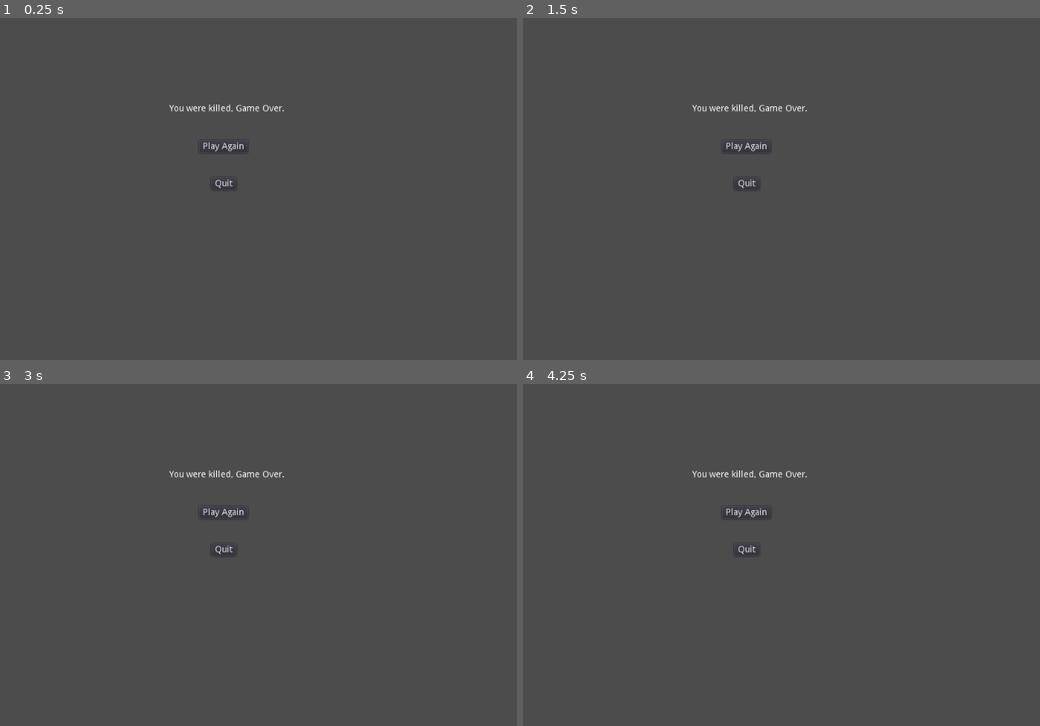
Above: before the commit, frames 1-4 (two rows, left to right).
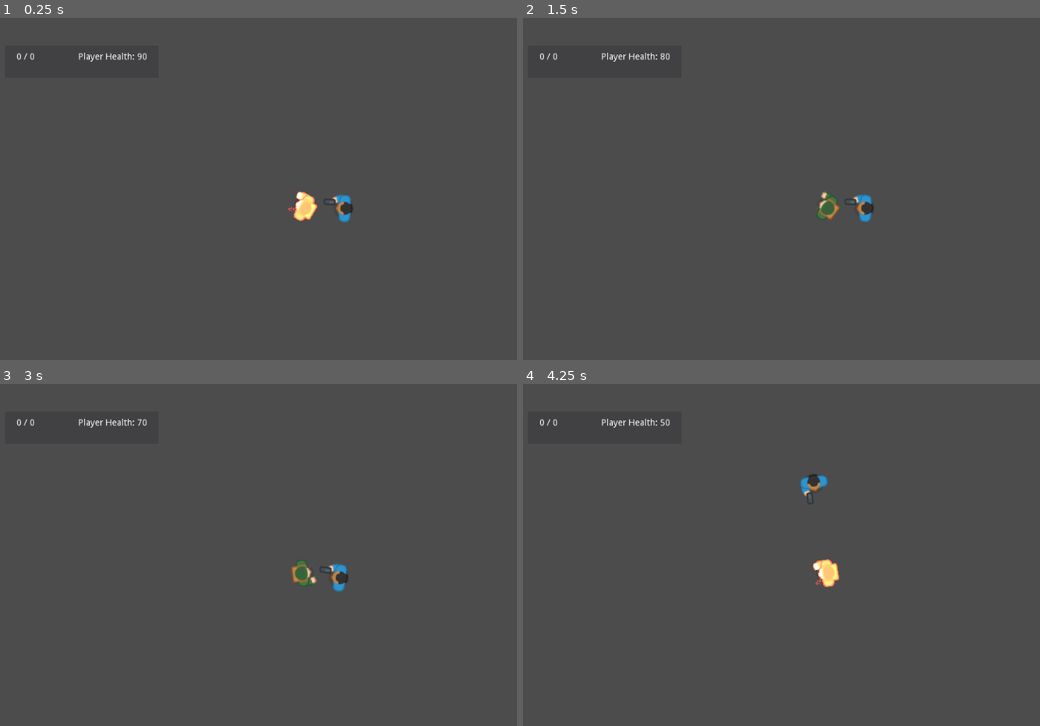
Above: after the commit, the same moments.

Repository: SeanKuehl/Project-Value
Game: Godot game, scene res://Levels/LevelTwo.tscn
Two runs of this game, one before a commit and one after it. Both use one fixed random seed, a clock stepped at 60 frames per second and the inputs below. This scene is started directly instead of the project's main scene. The engine's default icon, where the game draws it, is replaced by a stand-in: a white triangle on a blue panel in a dark square.
Inputs (mouse positions are in pixels of both pictures, inside the frame that each line leads up to):
- Up to frame 1 (0.25 s): no input
- Up to frame 2 (1.5 s): click (745, 147) at 0.5 s, where only the run before the commit has a clickable "Play Again"; click (745, 147) at 1.25 s, where only the run before the commit has a clickable "Play Again"
- Up to frame 3 (3 s): click (222, 513) at 2 s, where only the run before the commit has a clickable "Play Again"; tap Enter at 2.75 s; move the mouse to (444, 555) at 2.77 s; hold D (RIGHT) from 2.78 s (still down); tap Q (DROP) at 2.85 s
- Up to frame 4 (4.25 s): move the mouse to (698, 592) at 3.52 s; release D (RIGHT) at 3.53 s; hold S (DOWN) from 3.53 s (still down); tap E (PICKUP) at 3.6 s

The runs differ from the first frame. In frame 1, 1.0% of the frame differs, in the area x 3-69%, y 10-60%; in frame 2, 0.9%; in frame 3, 0.9%; in frame 4, 1.0%.
Error after the commit: Invalid call. Nonexistent function 'instance' in base 'Nil'. (res://Levels/LevelTwo.gd:10)

Commit message:
github release

Diff:
--- a/Globals/global.gd
+++ b/Globals/global.gd
@@ -6,5 +6,14 @@
 var currentPlayerHealth = 0
 var currentLevel = ""
 
+var theKnife = load("res://Weapons/Knife.tscn")
+var thePistol = load("res://Weapons/Weapon.tscn")
+
 func _ready():
 	pass
+
+func GetEquippedGun():
+	if Global.currentWeaponName == "Knife":
+		return theKnife
+	if Global.currentWeaponName == "Pistol":
+		return thePistol
--- a/Levels/LevelTwo.gd
+++ b/Levels/LevelTwo.gd
@@ -7,7 +7,10 @@
 #to give them based on the weapon name and use it, maybe make the function in checkpoint
 func _ready():
 	var player = get_tree().current_scene.get_node("Player")
-	var gun = test.instance()
-	gun.SetPickedUpValues(Global.currentAmmoInClip, Global.currentAmmoInPool)
+	var gun = Global.GetEquippedGun().instance()
+	if Global.currentWeaponName == "Knife":
+		pass
+	else:
+		gun.SetPickedUpValues(Global.currentAmmoInClip, Global.currentAmmoInPool)
 	player.EquipWeapon(gun)
 	player.SetHealth(Global.currentPlayerHealth)
--- a/Player/Player.gd
+++ b/Player/Player.gd
@@ -157,6 +157,7 @@
 	velocity = velocity.normalized() * speed
 
 #this is to be used to load from previouse level
+#this function isn't used because it doesn't work, there are now alternatives, see level2 .gd
 func SwapEquippedWeapon(weapon):
 	if defaultWeaponEquipped == true:
 
@@ -169,7 +170,7 @@
 
 		playerWeapon.Drop()
 		EquipWeapon(weapon)
-		print("the weapon isn't there at the end, why?")
+
 
 
 
